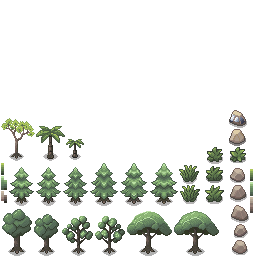
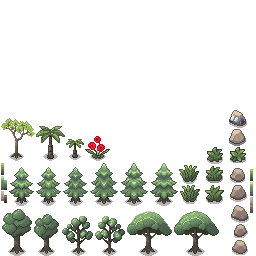
Before/after of a 256 × 256 layered artwork. What changed in the layer stack:
painted on "Слой 2" over <box>85,136,110,161</box>
